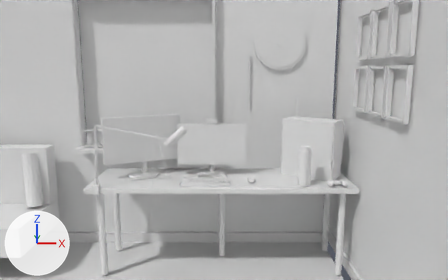
The Blender file scene/desk.blend, before and after one commit.
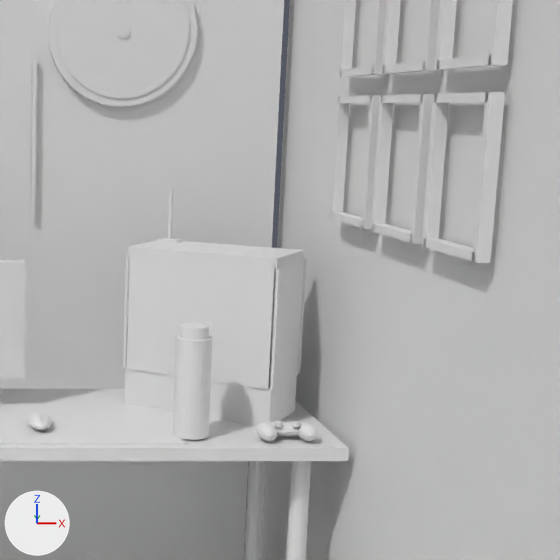
There are two pictures of each version: one from the file's camera 'review_cam_wide', one close up on the part from 53% to 97% of the width and 12% to 81% of the height. The axes (+X, +Y, +Z) are drawn at lower left. The lights are the same throughout. The first two pictures are the older version.

The first close-up shows 'bottle_body', 'bottle_lid', 'case_back', 'case_base', 'case_end', 'case_panel_edge_0', 'case_panel_edge_2', 'case_top', 'controller_body', 'controller_grip_0', 'controller_grip_1', 'controller_stick_0', 'controller_stick_1', 'dartboard_face', 'dartboard_rim', 'desk_top', 'frames_credentials', 'glass_case', 'mousepad', 'wall_back_below_sill', 'wall_back_right', 'wall_right', 'wifi_antenna', 'wifi_antenna_base' and 10 more.
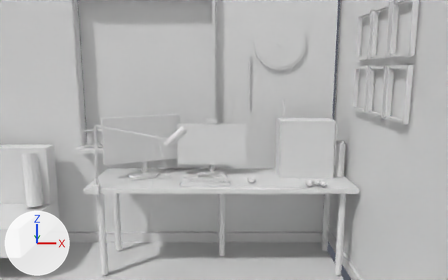
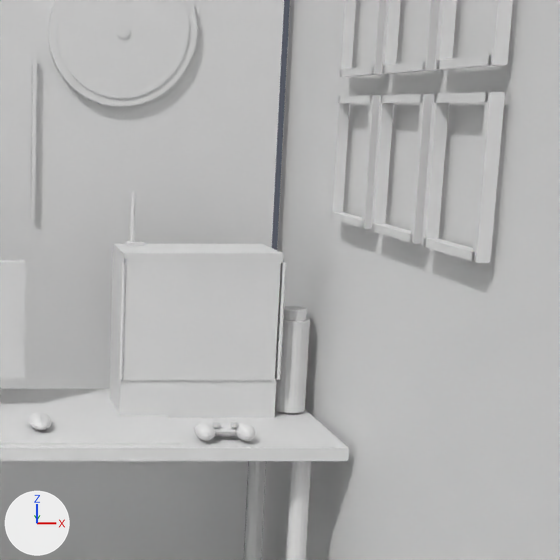
The change, as JSON lines over the scene's bpy script:
```json
{"op": "set", "path": "ob_case_base.rotation_euler", "old": "(0.0, 0.0, -0.611)", "new": "(0.0, 0.0, 0.0)", "note": "degrees (0, 0, -35) -> degrees (0, 0, 0)"}
{"op": "set", "path": "ob_case_base.location", "old": "(0.81, -0.015, 0.785)", "new": "(0.755, -0.015, 0.785)"}
{"op": "set", "path": "ob_case_top.rotation_euler", "old": "(0.0, 0.0, -0.611)", "new": "(0.0, 0.0, 0.0)", "note": "degrees (0, 0, -35) -> degrees (0, 0, 0)"}
{"op": "set", "path": "ob_case_top.location", "old": "(0.81, -0.015, 1.177)", "new": "(0.755, -0.015, 1.177)"}
{"op": "set", "path": "ob_case_back.rotation_euler", "old": "(0.0, 0.0, -0.611)", "new": "(0.0, 0.0, 0.0)", "note": "degrees (0, 0, -35) -> degrees (0, 0, 0)"}
{"op": "set", "path": "ob_case_back.location", "old": "(0.87, 0.071, 1.004)", "new": "(0.755, 0.09, 1.004)"}
{"op": "set", "path": "ob_case_end.rotation_euler", "old": "(0.0, 0.0, -0.611)", "new": "(0.0, 0.0, 0.0)", "note": "degrees (0, 0, -35) -> degrees (0, 0, 0)"}
{"op": "set", "path": "ob_case_end.location", "old": "(0.639, 0.105, 1.004)", "new": "(0.546, -0.015, 1.004)"}
{"op": "set", "path": "ob_glass_case.rotation_euler", "old": "(0.0, 0.0, -0.611)", "new": "(0.0, 0.0, 0.0)", "note": "degrees (0, 0, -35) -> degrees (0, 0, 0)"}
{"op": "set", "path": "ob_glass_case.location", "old": "(0.747, -0.104, 1.004)", "new": "(0.755, -0.124, 1.004)"}
{"op": "set", "path": "ob_case_panel_edge_0.location", "old": "(0.571, 0.019, 1.002)", "new": "(0.54, -0.124, 1.002)"}
{"op": "set", "path": "ob_case_panel_edge_0.rotation_euler", "old": "(0.0, 0.0, 2.531)", "new": "(0.0, 0.0, -3.142)", "note": "degrees (0, 0, 145) -> degrees (0, 0, -180)"}
{"op": "set", "path": "ob_case_panel_edge_2.location", "old": "(1.05, -0.055, 1.002)", "new": "(0.974, 0.09, 1.002)"}
{"op": "set", "path": "ob_case_panel_edge_2.rotation_euler", "old": "(0.0, 0.0, 2.531)", "new": "(0.0, 0.0, -3.142)", "note": "degrees (0, 0, 145) -> degrees (0, 0, -180)"}
{"op": "set", "path": "ob_wifi_antenna_base.rotation_euler", "old": "(0.0, 0.0, -0.611)", "new": "(0.0, 0.0, 0.0)", "note": "degrees (0, 0, -35) -> degrees (0, 0, 0)"}
{"op": "set", "path": "ob_wifi_antenna_base.location", "old": "(0.716, 0.13, 1.194)", "new": "(0.595, 0.05, 1.194)"}
{"op": "set", "path": "ob_wifi_antenna.rotation_euler", "old": "(0.0, 0.0, -0.611)", "new": "(0.0, 0.0, 0.0)", "note": "degrees (0, 0, -35) -> degrees (0, 0, 0)"}
{"op": "set", "path": "ob_wifi_antenna.location", "old": "(0.71, 0.134, 1.27)", "new": "(0.588, 0.05, 1.27)"}
{"op": "set", "path": "ob_bottle_body.location", "old": "(0.7, -0.3, 0.866)", "new": "(1.027, -0.05, 0.866)"}
{"op": "set", "path": "ob_bottle_lid.location", "old": "(0.7, -0.3, 1.011)", "new": "(1.027, -0.05, 1.011)"}
{"op": "set", "path": "ob_controller_body.location", "old": "(0.94, -0.31, 0.755)", "new": "(0.78, -0.31, 0.755)"}
{"op": "set", "path": "ob_controller_grip_0.location", "old": "(0.888, -0.338, 0.755)", "new": "(0.728, -0.338, 0.755)"}
{"op": "set", "path": "ob_controller_grip_1.location", "old": "(0.992, -0.338, 0.755)", "new": "(0.832, -0.338, 0.755)"}
{"op": "set", "path": "ob_controller_stick_0.location", "old": "(0.917, -0.336, 0.775)", "new": "(0.757, -0.336, 0.775)"}
{"op": "set", "path": "ob_controller_stick_1.location", "old": "(0.963, -0.336, 0.775)", "new": "(0.803, -0.336, 0.775)"}
```

What differs and where, as boxes [x1, y1, x2, y2] in the close-ups (560 x 560 px):
```json
{"object": "glass_case", "change": "moved, turned", "before": [127, 254, 305, 389], "after": [123, 260, 284, 380]}
{"object": "case_base", "change": "moved, turned", "before": [124, 369, 297, 426], "after": [110, 363, 277, 418]}
{"object": "bottle_body", "change": "moved", "before": [173, 334, 213, 440], "after": [275, 318, 310, 413]}
{"object": "case_top", "change": "moved, turned", "before": [129, 239, 304, 268], "after": [113, 244, 283, 263]}
{"object": "case_end", "change": "moved, turned", "before": [125, 252, 132, 370], "after": [111, 254, 126, 381]}
{"object": "case_panel_edge_0", "change": "moved, turned", "before": [123, 256, 130, 368], "after": [119, 263, 126, 380]}
{"object": "bottle_lid", "change": "moved", "before": [180, 323, 209, 340], "after": [283, 306, 307, 321]}
{"object": "controller_grip_0", "change": "moved", "before": [256, 422, 277, 441], "after": [195, 422, 215, 441]}
{"object": "controller_grip_1", "change": "moved", "before": [298, 422, 318, 441], "after": [236, 422, 256, 441]}
{"object": "controller_body", "change": "moved", "before": [255, 421, 298, 436], "after": [194, 421, 239, 436]}
{"object": "wifi_antenna", "change": "moved, turned", "before": [168, 188, 173, 239], "after": [130, 191, 136, 242]}
{"object": "case_panel_edge_2", "change": "moved, turned", "before": [298, 259, 307, 374], "on screen": "not visible afterwards"}
{"object": "wifi_antenna_base", "change": "moved, turned", "before": [161, 238, 183, 243], "after": [125, 241, 145, 246]}
{"object": "case_back", "change": "moved, turned", "before": [269, 255, 304, 370], "after": [110, 249, 114, 364]}
{"object": "controller_stick_1", "change": "moved", "before": [292, 421, 300, 427], "after": [230, 421, 238, 427]}
{"object": "controller_stick_0", "change": "moved", "before": [275, 421, 282, 427], "after": [213, 421, 220, 427]}
```
